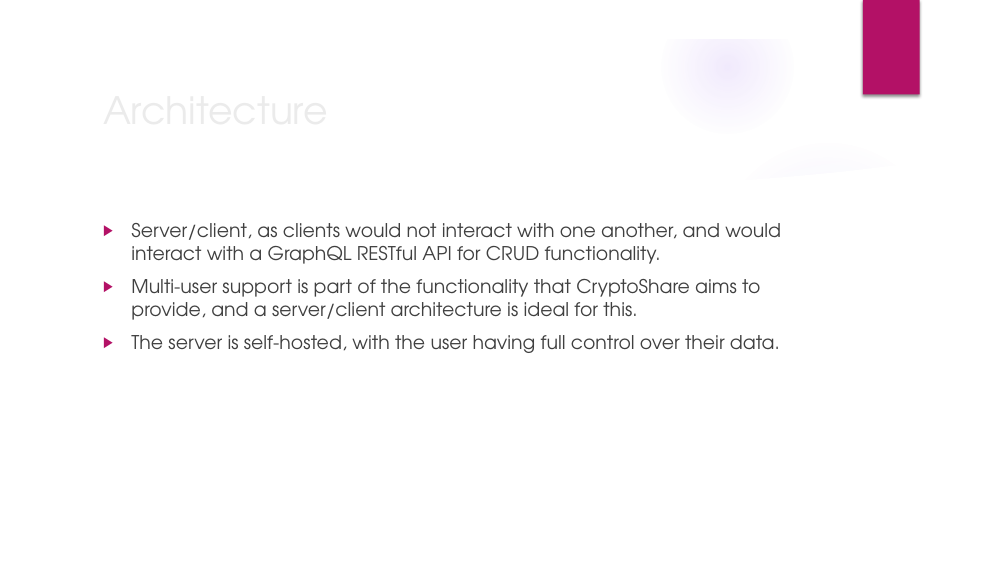
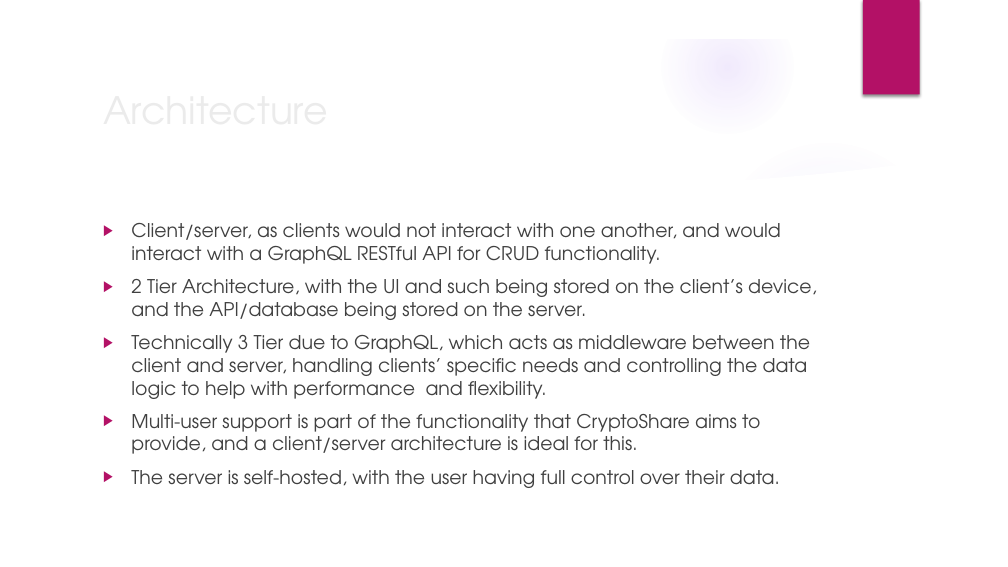
Before and after one commit to Xtrendence/CryptoShare, a slide deck: slide 3 of docs/Meetings/3/3.pptx. Drawn at 1008x567 pixels with LibreOffice and Linux fonts; fonts in the diff are those of the drawing; background and template pictures are left out. Boxes give left, top, right and bottom in pixels: in the first picture for what was removed or moved away, otherwise in the second. Text is boxed around its words. In the diff, an @@ line names an element or a change of style, - is before the commit and + after.

```diff
--- a/docs/Meetings/3/3.pptx
+++ b/docs/Meetings/3/3.pptx
@@ text at (x1=131, y1=223, x2=817, y2=454): text changed @@
-▶ Server/client, as clients would not interact with one another, and would interact with a GraphQL RESTful API for CRUD functionality.
-▶ Multi-user support is part of the functionality that CryptoShare aims to provide, and a server/client architecture is ideal for this.
+▶ Client/server, as clients would not interact with one another, and would interact with a GraphQL RESTful API for CRUD functionality.
+▶ 2 Tier Architecture, with the UI and such being stored on the client’s device, and the API/database being stored on the server.
+▶ Technically 3 Tier due to GraphQL, which acts as middleware between the client and server, handling clients’ specific needs and controlling the data logic to help with performance and flexibility.
+▶ Multi-user support is part of the functionality that CryptoShare aims to provide, and a client/server architecture is ideal for this.
```
Also in this commit, not shown: 5 other slides changed, 1 slide removed.
